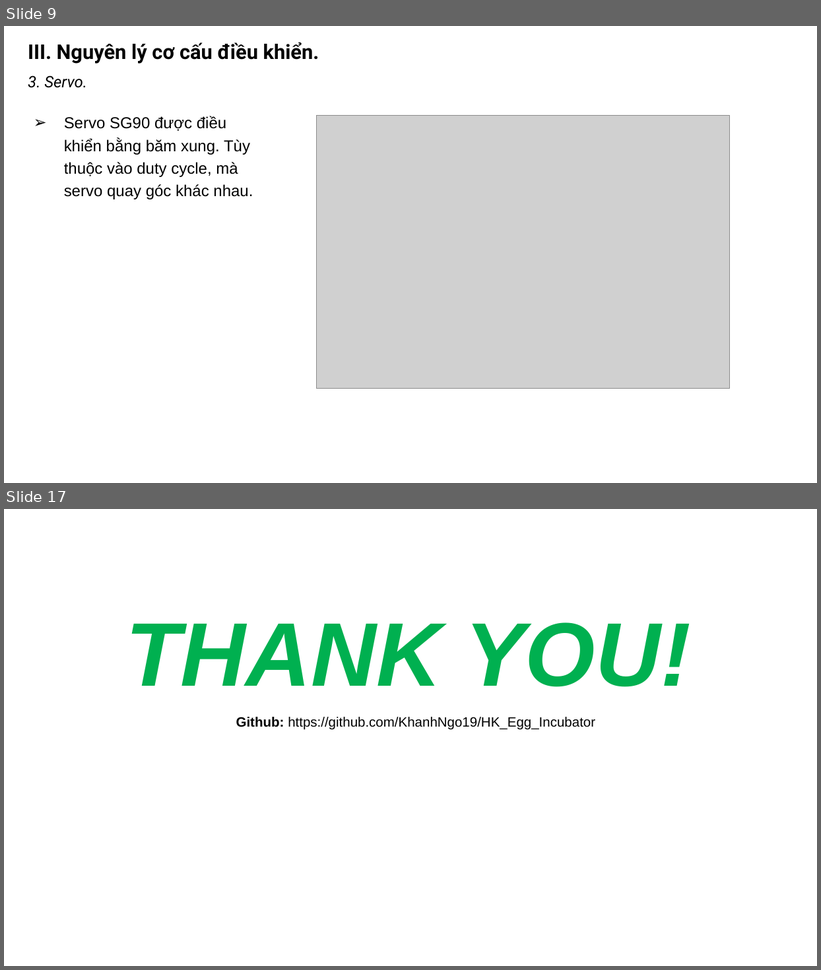
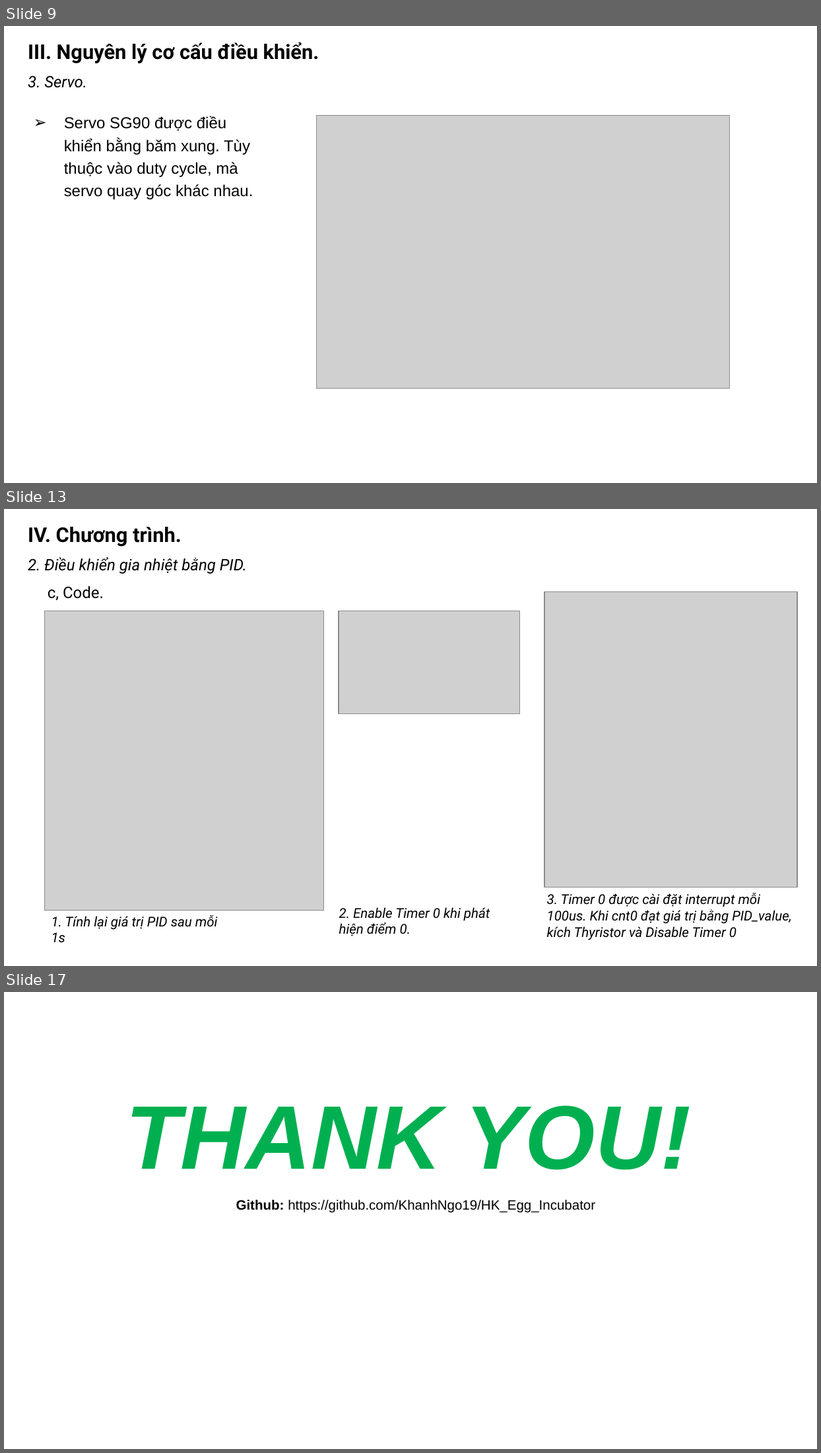
Before and after one commit to khanhnm08/HK_Egg_Incubator, a slide deck: Slide bao cao.pptx. Shown one above the other, each under a label of ours: slides 9 and 17 before the commit, slides 9, 13 and 17 after it; the slides between them are not shown. The pictures are 821x970 and 821x1453 pixels, drawn with LibreOffice and Linux fonts; fonts in the diff are those of the drawing; grey boxes stand for pictures. Boxes give left, top, right and bottom in pixels: in the first picture for what was removed or moved away, otherwise in the second. Text is boxed around its words. In the diff, an @@ line names an element or a change of style, - is before the commit and + after.

```diff
--- a/Slide bao cao.pptx
+++ b/Slide bao cao.pptx
@@ slide 13 added at (x1=4, y1=509, x2=817, y2=966), background #FFFFFF @@
@@ text added at (x1=28, y1=527, x2=181, y2=547), 18 pt, text #000000, bold @@
+IV. Chương trình.
@@ text added at (x1=28, y1=557, x2=247, y2=574), 14 pt, text #000000, italic @@
+2. Điều khiển gia nhiệt bằng PID.
@@ text added at (x1=48, y1=586, x2=104, y2=601), 14 pt, text #000000 @@
+c, Code.
@@ picture added at (x1=545, y1=592, x2=797, y2=887) @@
@@ picture added at (x1=45, y1=611, x2=323, y2=911) @@
@@ picture added at (x1=338, y1=611, x2=519, y2=714) @@
@@ text added at (x1=547, y1=893, x2=791, y2=941), 12 pt, text #000000, italic @@
+3. Timer 0 được cài đặt interrupt mỗi 100us. Khi cnt0 đạt giá trị bằng PID_value, kích Thyristor và Disable Timer 0
@@ text added at (x1=52, y1=916, x2=218, y2=943), 12 pt, text #000000, italic @@
+1. Tính lại giá trị PID sau mỗi 1s
@@ text added at (x1=339, y1=908, x2=490, y2=937), 12 pt, text #000000, italic @@
+2. Enable Timer 0 khi phát hiện điểm 0.
```
Also in this commit, not shown: 6 slides changed, 1 other slide added, 2 slides removed, 15 other files.
